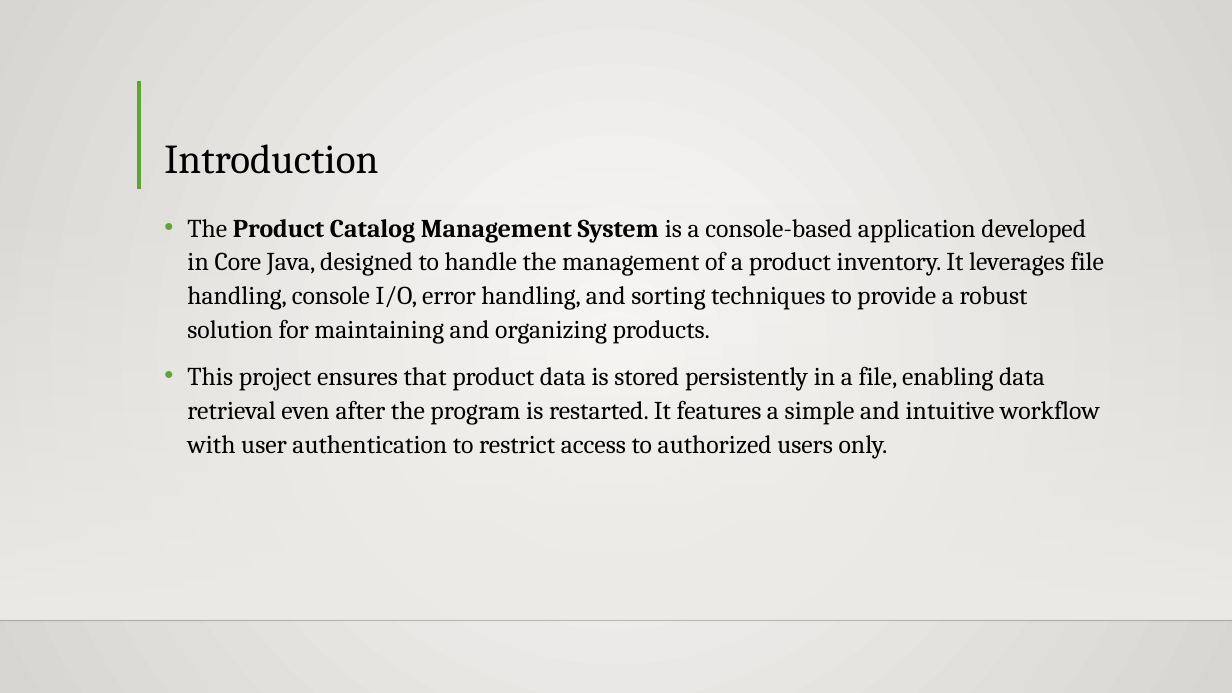
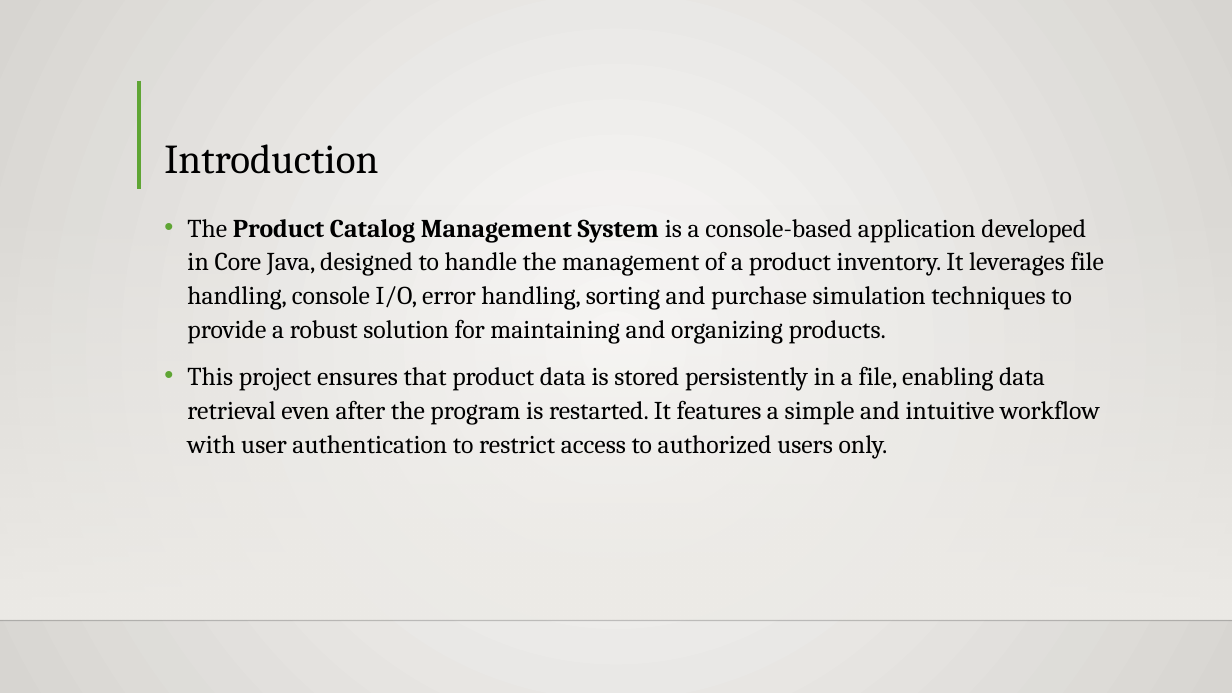
Before and after one commit to ThePrabhatRawat/Logger, a slide deck: slide 3 of Product Catalog Management System.pptx. Drawn at 1232x693 pixels with LibreOffice and Linux fonts; fonts in the diff are those of the drawing; background and template pictures are left out. Boxes give left, top, right and bottom in pixels: in the first picture for what was removed or moved away, otherwise in the second. Text is boxed around its words. In the diff, an @@ line names an element or a change of style, - is before the commit and + after.

Commit message:
Add files via upload
Changes in the ppt

```diff
--- a/Product Catalog Management System.pptx
+++ b/Product Catalog Management System.pptx
@@ text at <box>187,219,1104,344</box>: text changed @@
-• The Product Catalog Management System is a console-based application developed in Core Java, designed to handle the management of a product inventory. It leverages file handling, console I/O, error handling, and sorting techniques to provide a robust solution for maintaining and organizing products.
+• The Product Catalog Management System is a console-based application developed in Core Java, designed to handle the management of a product inventory. It leverages file handling, console I/O, error handling, sorting and purchase simulation techniques to provide a robust solution for maintaining and organizing products.
```
Also in this commit, not shown: 1 other slide changed, 1 slide added, 1 slide removed.
